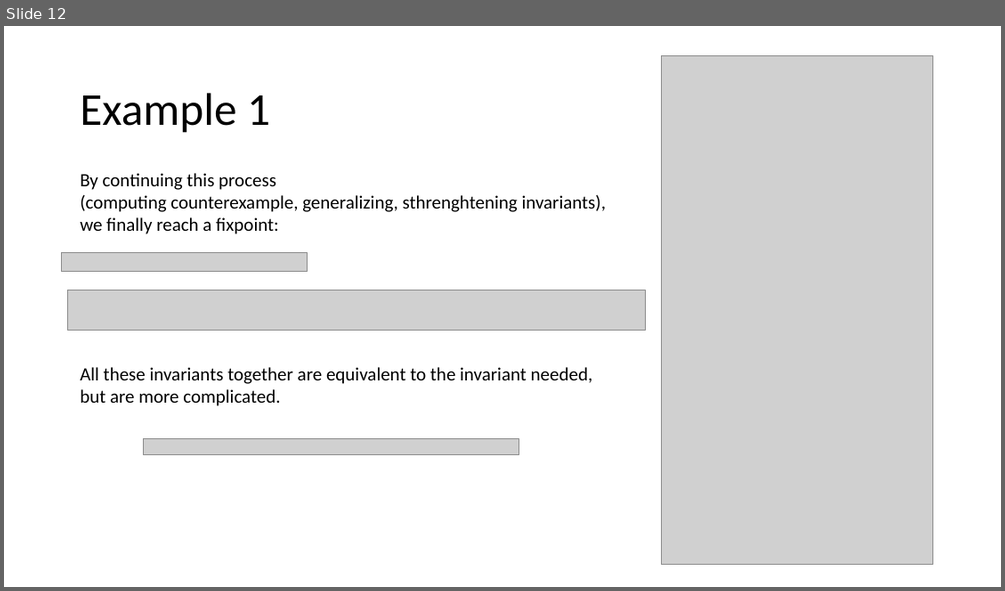
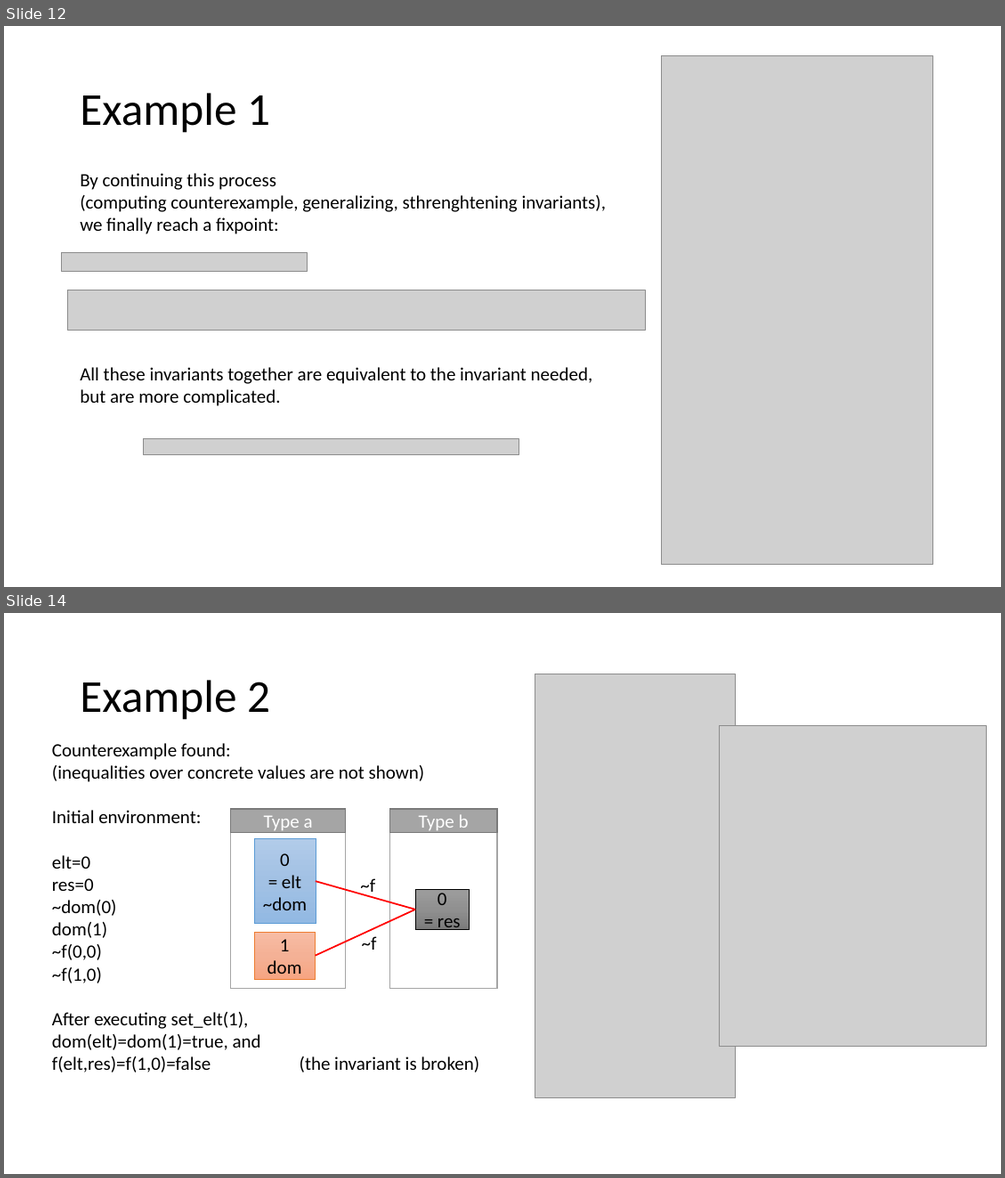
Before and after one commit to tjhance/ivy-research, a slide deck: invariant_synthesis/Invariant Synthesis.pptx. Shown one above the other, each under a label of ours: slide 12 before the commit, slides 12 and 14 after it; the slides between them are not shown. The pictures are 1005x591 and 1005x1178 pixels, drawn with LibreOffice and Linux fonts; fonts in the diff are those of the drawing; grey boxes stand for pictures. Boxes give left, top, right and bottom in pixels: in the first picture for what was removed or moved away, otherwise in the second. Text is boxed around its words. In the diff, an @@ line names an element or a change of style, - is before the commit and + after.

```diff
--- a/invariant_synthesis/Invariant Synthesis.pptx
+++ b/invariant_synthesis/Invariant Synthesis.pptx
@@ slide 14 added at bbox=[4, 613, 1001, 1174], background #FFFFFF @@
@@ title added at bbox=[80, 680, 270, 720], 44 pt, text #000000 @@
+Example 2
@@ picture added at bbox=[535, 674, 736, 1098] @@
@@ text added at bbox=[52, 743, 479, 1072], 18 pt, text #000000 @@
+Counterexample found:
+(inequalities over concrete values are not shown)
+Initial environment:
+elt=0
+res=0
+~dom(0)
+dom(1)
+~f(0,0)
+~f(1,0)
+After executing set_elt(1),
+dom(elt)=dom(1)=true, and
+f(elt,res)=f(1,0)=false (the invariant is broken)
@@ picture added at bbox=[719, 725, 987, 1046] @@
@@ group added at bbox=[231, 809, 498, 989]: 7 rectangles, 1 line, 1 text @@
+Type a
+1
+dom
+0
+= elt
+~dom
+Type b
+0
+= res
+~f
@@ line added from (316, 956) to (415, 909), #FF0000 1.5 pt @@
@@ text added at bbox=[362, 933, 377, 949], 18 pt, text #000000 @@
+~f
```
Also in this commit, not shown: 5 slides changed, 5 other slides added, 1 slide removed.
